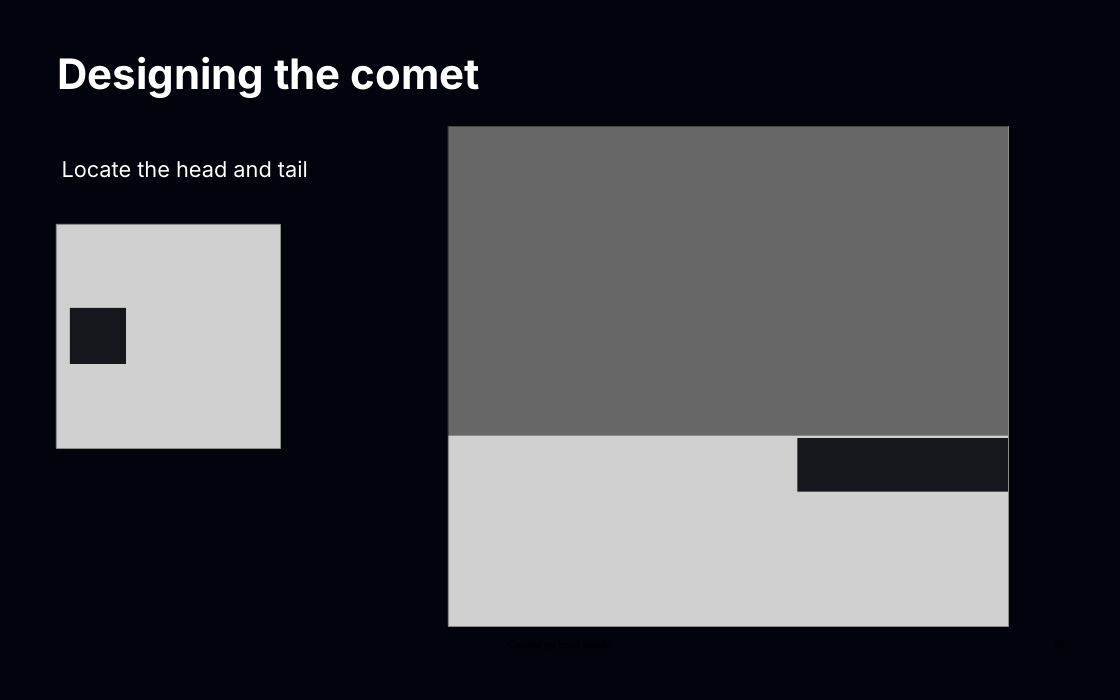
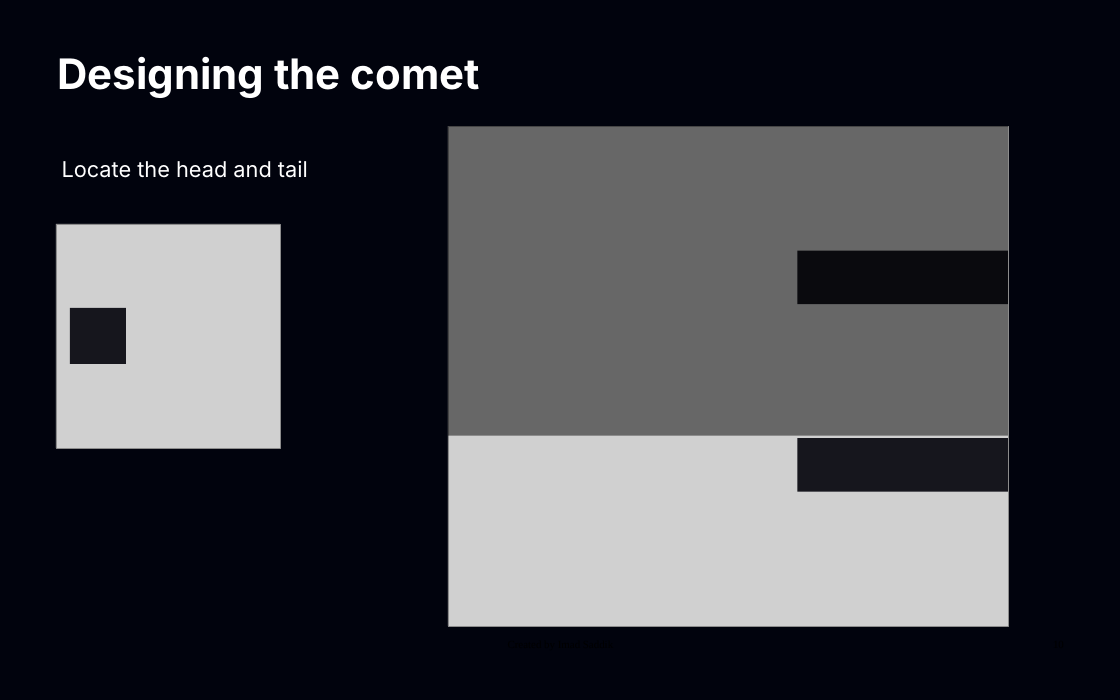
Before and after one commit to ImadSaddik/MeteorShowerEffect, a slide deck: slide 10 of slides/meteor_shower_slides.odp. Drawn at 1120x700 pixels with LibreOffice and Linux fonts; fonts in the diff are those of the drawing; grey boxes stand for pictures. Boxes give left, top, right and bottom in pixels: in the first picture for what was removed or moved away, otherwise in the second. Text is boxed around its words. In the diff, an @@ line names an element or a change of style, - is before the commit and + after.

Commit message:
Updated the slides

```diff
--- a/slides/meteor_shower_slides.odp
+++ b/slides/meteor_shower_slides.odp
@@ rectangle added at bbox=[797, 251, 1008, 305], fill #16161D @@
```
